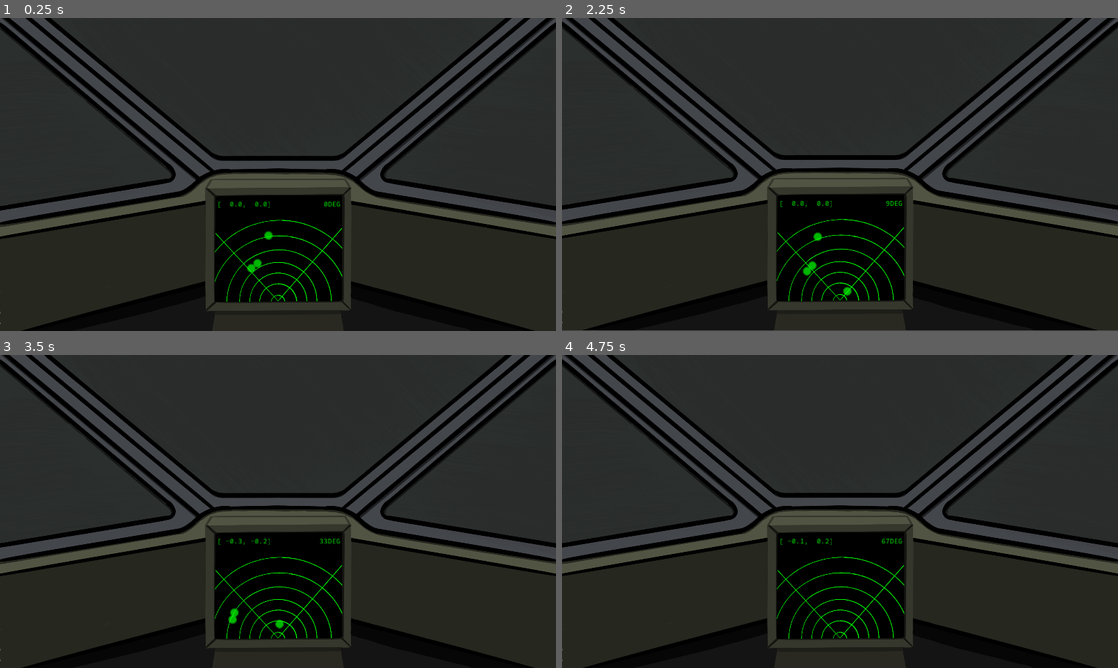
Above: before the commit, frames 1-4 (two rows, left to right).
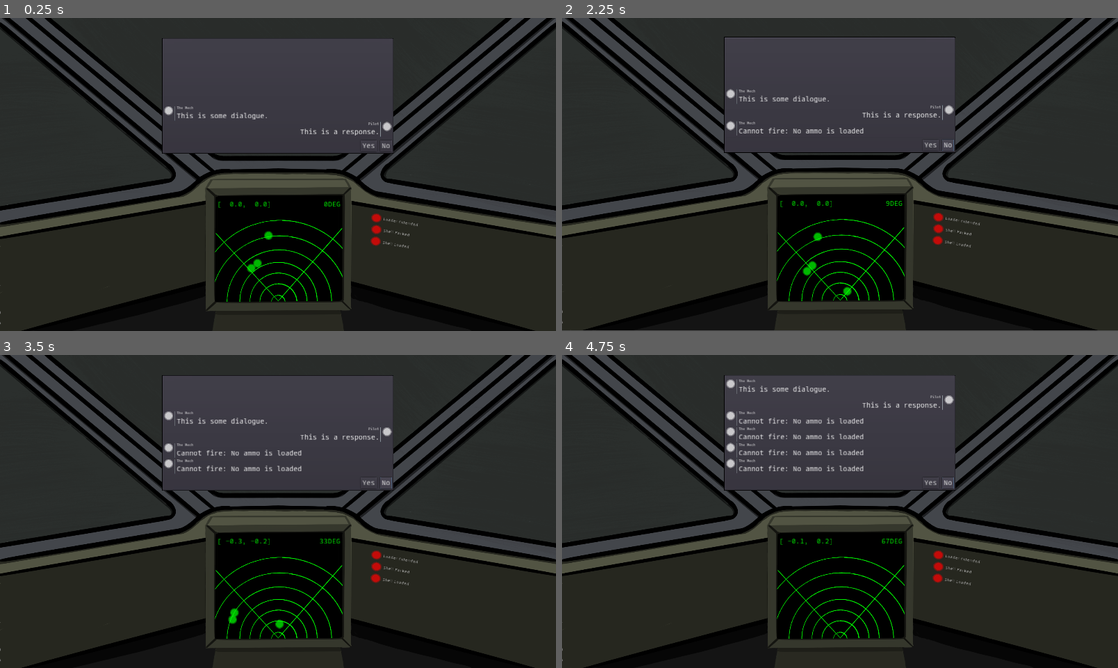
Above: after the commit, the same moments.

Repository: Syldarion/GWJ30_Heartbeat
Game: Godot game, scene res://scenes/CockpitRoot.tscn
Same seed, same stepped clock (60 frames per second), same inputs: the game is played once before the commit and once after it. This scene is started directly instead of the project's main scene.
Inputs (mouse positions are in pixels of both pictures, inside the frame that each line leads up to):
- Up to frame 1 (0.25 s): no input
- Up to frame 2 (2.25 s): click (928, 146) at 0.5 s, where only the run after the commit has a clickable "Yes"; click (945, 146) at 1.25 s, where only the run after the commit has a clickable "No"; hold D (turn_right) from 2.03 s (still down); hold F (fire_shell, bound only after the commit) from 2.03 s (still down)
- Up to frame 3 (3.5 s): release D (turn_right) at 2.78 s; release F (fire_shell, bound only after the commit) at 2.78 s; hold S (move_backward) from 2.78 s (still down); tap F (fire_shell, bound only after the commit) at 2.85 s
- Up to frame 4 (4.75 s): release S (move_backward) at 3.53 s; hold D (turn_right) 3.53-4.28 s; hold F (fire_shell, bound only after the commit) 3.53-4.28 s; hold W (move_forward) from 4.28 s (still down); tap F (fire_shell, bound only after the commit) at 4.35 s

The runs differ from the first frame. In frame 1, 11% of the frame differs, in the area x 0-99%, y 0-98%; in frame 2, 11%; in frame 3, 11%; in frame 4, 11%.

Commit message:
Added the start of the comms panel; killing targets
You can now kill targets, the code for it is messy, should really
be using signals and what not, but we can worry about that later
Also added the comms panel and some prefabs to use with it. Still
need a graphic for it.

Diff:
--- /dev/null
+++ b/fonts/officecodepro_regular_half.tres
@@ -0,0 +1,8 @@
+[gd_resource type="DynamicFont" load_steps=2 format=2]
+
+[ext_resource path="res://fonts/OfficeCodePro-Regular.otf" type="DynamicFontData" id=1]
+
+[resource]
+size = 12
+use_filter = true
+font_data = ExtResource( 1 )
--- /dev/null
+++ b/materials/sensor_dot_inactive_mat.tres
@@ -0,0 +1,14 @@
+[gd_resource type="ShaderMaterial" load_steps=2 format=2]
+
+[sub_resource type="Shader" id=1]
+code = "shader_type canvas_item;
+
+uniform vec3 tint;
+
+void fragment() {
+	COLOR = texture(TEXTURE, UV) * vec4(tint, COLOR.a);
+}"
+
+[resource]
+shader = SubResource( 1 )
+shader_param/tint = Vector3( 1, 0, 0 )
--- a/project.godot
+++ b/project.godot
@@ -9,6 +9,16 @@
 config_version=4
 
 _global_script_classes=[ {
+"base": "Node",
+"class": "CommsMessage",
+"language": "GDScript",
+"path": "res://scripts/comms_message.gd"
+}, {
+"base": "Node",
+"class": "CommsPanel",
+"language": "GDScript",
+"path": "res://scripts/comms_panel.gd"
+}, {
 "base": "Node",
 "class": "HeartSensor",
 "language": "GDScript",
@@ -23,11 +33,19 @@
 "class": "SensorTarget",
 "language": "GDScript",
 "path": "res://scripts/sensor_target.gd"
+}, {
+"base": "Node",
+"class": "WeaponStatus",
+"language": "GDScript",
+"path": "res://scripts/weapon_status.gd"
 } ]
 _global_script_class_icons={
+"CommsMessage": "",
+"CommsPanel": "",
 "HeartSensor": "",
 "ImpulseCamera": "",
-"SensorTarget": ""
+"SensorTarget": "",
+"WeaponStatus": ""
 }
 
 [application]
@@ -63,7 +81,7 @@
 }
 test_input_1={
 "deadzone": 0.5,
-"events": [ Object(InputEventKey,"resource_local_to_scene":false,"resource_name":"","device":0,"alt":false,"shift":false,"control":false,"meta":false,"command":false,"pressed":false,"scancode":84,"unicode":0,"echo":false,"script":null)
+"events": [ Object(InputEventKey,"resource_local_to_scene":false,"resource_name":"","device":0,"alt":false,"shift":false,"control":false,"meta":false,"command":false,"pressed":false,"scancode":16777244,"unicode":0,"echo":false,"script":null)
  ]
 }
 move_forward={
@@ -76,6 +94,21 @@
 "events": [ Object(InputEventKey,"resource_local_to_scene":false,"resource_name":"","device":0,"alt":false,"shift":false,"control":false,"meta":false,"command":false,"pressed":false,"scancode":83,"unicode":0,"echo":false,"script":null)
  ]
 }
+toggle_loader={
+"deadzone": 0.5,
+"events": [ Object(InputEventKey,"resource_local_to_scene":false,"resource_name":"","device":0,"alt":false,"shift":false,"control":false,"meta":false,"command":false,"pressed":false,"scancode":84,"unicode":0,"echo":false,"script":null)
+ ]
+}
+load_shell={
+"deadzone": 0.5,
+"events": [ Object(InputEventKey,"resource_local_to_scene":false,"resource_name":"","device":0,"alt":false,"shift":false,"control":false,"meta":false,"command":false,"pressed":false,"scancode":82,"unicode":0,"echo":false,"script":null)
+ ]
+}
+fire_shell={
+"deadzone": 0.5,
+"events": [ Object(InputEventKey,"resource_local_to_scene":false,"resource_name":"","device":0,"alt":false,"shift":false,"control":false,"meta":false,"command":false,"pressed":false,"scancode":70,"unicode":0,"echo":false,"script":null)
+ ]
+}
 
 [rendering]
 
--- a/scenes/CockpitRoot.tscn
+++ b/scenes/CockpitRoot.tscn
@@ -7,6 +7,17 @@
 [ext_resource path="res://scripts/impulse_camera.gd" type="Script" id=5]
 [ext_resource path="res://fonts/officecodepro_regular_panel.tres" type="DynamicFont" id=6]
 [ext_resource path="res://sprites/Cockpit_Radar_Overlay.png" type="Texture" id=7]
+[ext_resource path="res://sprites/SensorDot.png" type="Texture" id=8]
+[ext_resource path="res://materials/sensor_dot_inactive_mat.tres" type="Material" id=9]
+[ext_resource path="res://materials/sensor_dot_material.tres" type="Material" id=10]
+[ext_resource path="res://scripts/weapon_status.gd" type="Script" id=11]
+[ext_resource path="res://scripts/comms_panel.gd" type="Script" id=12]
+[ext_resource path="res://scenes/PilotResponse.tscn" type="PackedScene" id=13]
+[ext_resource path="res://scenes/CommsMessage.tscn" type="PackedScene" id=14]
+
+[sub_resource type="NoiseTexture" id=1]
+width = 800
+height = 400
 
 [node name="CockpitRoot" type="Node2D"]
 script = ExtResource( 4 )
@@ -14,11 +25,14 @@
 camera_node_path = NodePath("Camera2D")
 heading_label_path = NodePath("HeartSensor/SensorHeadingLabel")
 location_label_path = NodePath("HeartSensor/SensorLocationLabel")
+weapon_status_path = NodePath("WeaponStatusGroup")
+comms_panel_path = NodePath("CommsPanel")
 backward_speed = 0.5
 turn_speed = 45.0
 viewing_angle = 35.0
 
 [node name="Sprite" type="Sprite" parent="."]
+position = Vector2( 0.707031, 0 )
 texture = ExtResource( 2 )
 
 [node name="Sprite" type="Sprite" parent="Sprite"]
@@ -67,3 +81,153 @@
 decay = 0.9
 max_offset = Vector2( 0, 90 )
 max_impulse = 0.8
+
+[node name="WeaponStatusGroup" type="Node2D" parent="."]
+script = ExtResource( 11 )
+loader_status_path = NodePath("LoaderStatusSprite")
+empty_shell_path = NodePath("EmptyShellSprite")
+ammo_loaded_path = NodePath("AmmoLoadedSprite")
+active_mat = ExtResource( 10 )
+inactive_mat = ExtResource( 9 )
+
+[node name="LoaderStatusSprite" type="Sprite" parent="WeaponStatusGroup"]
+material = ExtResource( 9 )
+position = Vector2( 340, 150 )
+rotation = 0.174533
+scale = Vector2( 1.15, 1 )
+texture = ExtResource( 8 )
+
+[node name="Label" type="Label" parent="WeaponStatusGroup/LoaderStatusSprite"]
+margin_left = 20.9337
+margin_top = -7.2153
+margin_right = 105.934
+margin_bottom = 6.7847
+text = "Loader Extended"
+__meta__ = {
+"_edit_use_anchors_": false
+}
+
+[node name="EmptyShellSprite" type="Sprite" parent="WeaponStatusGroup"]
+material = ExtResource( 9 )
+position = Vector2( 340, 190 )
+rotation = 0.174533
+scale = Vector2( 1.15, 1 )
+texture = ExtResource( 8 )
+
+[node name="Label" type="Label" parent="WeaponStatusGroup/EmptyShellSprite"]
+margin_left = 20.7652
+margin_top = -6.60713
+margin_right = 100.765
+margin_bottom = 7.39287
+text = "Shell Packed"
+__meta__ = {
+"_edit_use_anchors_": false
+}
+
+[node name="AmmoLoadedSprite" type="Sprite" parent="WeaponStatusGroup"]
+material = ExtResource( 9 )
+position = Vector2( 337.496, 230.135 )
+rotation = 0.174533
+scale = Vector2( 1.15, 1 )
+texture = ExtResource( 8 )
+
+[node name="Label" type="Label" parent="WeaponStatusGroup/AmmoLoadedSprite"]
+margin_left = 21.0012
+margin_top = -5.89922
+margin_right = 102.001
+margin_bottom = 8.10078
+text = "Shell Loaded"
+__meta__ = {
+"_edit_use_anchors_": false
+}
+
+[node name="CommsPanel" type="Sprite" parent="."]
+position = Vector2( -0.594601, -271.352 )
+texture = SubResource( 1 )
+region_rect = Rect2( 0, 0, 1000, 1000 )
+script = ExtResource( 12 )
+comms_message_scene = ExtResource( 14 )
+pilot_response_scene = ExtResource( 13 )
+comms_parent_path = NodePath("PanelContainer/VSplitContainer/ScrollContainer/VBoxContainer")
+comms_scroll_box_path = NodePath("PanelContainer/VSplitContainer/ScrollContainer")
+
+[node name="CommsText" type="Label" parent="CommsPanel"]
+visible = false
+margin_left = -398.0
+margin_top = -198.0
+margin_right = 397.0
+margin_bottom = 197.0
+custom_fonts/font = ExtResource( 6 )
+custom_colors/font_color = Color( 0, 1, 0, 1 )
+text = "This is a test line
+Test line two"
+align = 2
+valign = 2
+autowrap = true
+__meta__ = {
+"_edit_use_anchors_": false
+}
+
+[node name="PanelContainer" type="PanelContainer" parent="CommsPanel"]
+margin_left = -400.0
+margin_top = -200.0
+margin_right = 400.0
+margin_bottom = 200.0
+__meta__ = {
+"_edit_use_anchors_": false
+}
+
+[node name="VSplitContainer" type="VBoxContainer" parent="CommsPanel/PanelContainer"]
+margin_left = 7.0
+margin_top = 7.0
+margin_right = 793.0
+margin_bottom = 393.0
+
+[node name="ScrollContainer" type="ScrollContainer" parent="CommsPanel/PanelContainer/VSplitContainer"]
+margin_right = 786.0
+margin_bottom = 334.0
+rect_min_size = Vector2( 0, 325 )
+size_flags_vertical = 3
+scroll_horizontal_enabled = false
+
+[node name="VBoxContainer" type="VBoxContainer" parent="CommsPanel/PanelContainer/VSplitContainer/ScrollContainer"]
+margin_right = 786.0
+margin_bottom = 334.0
+size_flags_horizontal = 3
+size_flags_vertical = 3
+alignment = 2
+
+[node name="CommsMessage" parent="CommsPanel/PanelContainer/VSplitContainer/ScrollContainer/VBoxContainer" instance=ExtResource( 14 )]
+margin_top = 228.0
+margin_bottom = 279.0
+
+[node name="PilotResponse" parent="CommsPanel/PanelContainer/VSplitContainer/ScrollContainer/VBoxContainer" instance=ExtResource( 13 )]
+margin_top = 283.0
+margin_bottom = 334.0
+
+[node name="HSeparator" type="HSeparator" parent="CommsPanel/PanelContainer/VSplitContainer"]
+margin_top = 338.0
+margin_right = 786.0
+margin_bottom = 342.0
+
+[node name="HBoxContainer" type="HBoxContainer" parent="CommsPanel/PanelContainer/VSplitContainer"]
+margin_top = 346.0
+margin_right = 786.0
+margin_bottom = 386.0
+rect_min_size = Vector2( 0, 40 )
+custom_constants/separation = 12
+alignment = 2
+
+[node name="Button" type="Button" parent="CommsPanel/PanelContainer/VSplitContainer/HBoxContainer"]
+margin_left = 680.0
+margin_right = 734.0
+margin_bottom = 40.0
+custom_fonts/font = ExtResource( 6 )
+text = "Yes"
+
+[node name="Button2" type="Button" parent="CommsPanel/PanelContainer/VSplitContainer/HBoxContainer"]
+margin_left = 746.0
+margin_right = 786.0
+margin_bottom = 40.0
+custom_fonts/font = ExtResource( 6 )
+text = "No"
--- /dev/null
+++ b/scenes/CommsMessage.tscn
@@ -0,0 +1,46 @@
+[gd_scene load_steps=5 format=2]
+
+[ext_resource path="res://sprites/SensorDot.png" type="Texture" id=1]
+[ext_resource path="res://scripts/comms_message.gd" type="Script" id=2]
+[ext_resource path="res://fonts/officecodepro_regular_panel.tres" type="DynamicFont" id=3]
+[ext_resource path="res://fonts/officecodepro_regular_half.tres" type="DynamicFont" id=4]
+
+[node name="CommsMessage" type="HBoxContainer"]
+margin_right = 786.0
+margin_bottom = 51.0
+size_flags_horizontal = 3
+script = ExtResource( 2 )
+__meta__ = {
+"_edit_use_anchors_": false
+}
+message_icon_path = NodePath("TextureRect")
+name_label_path = NodePath("VBoxContainer/Name")
+message_label_path = NodePath("VBoxContainer/Label")
+
+[node name="TextureRect" type="TextureRect" parent="."]
+margin_right = 32.0
+margin_bottom = 51.0
+texture = ExtResource( 1 )
+
+[node name="VSeparator" type="VSeparator" parent="."]
+margin_left = 36.0
+margin_right = 40.0
+margin_bottom = 51.0
+
+[node name="VBoxContainer" type="VBoxContainer" parent="."]
+margin_left = 44.0
+margin_right = 352.0
+margin_bottom = 51.0
+
+[node name="Name" type="Label" parent="VBoxContainer"]
+margin_right = 308.0
+margin_bottom = 16.0
+custom_fonts/font = ExtResource( 4 )
+text = "The Mech"
+
+[node name="Label" type="Label" parent="VBoxContainer"]
+margin_top = 20.0
+margin_right = 308.0
+margin_bottom = 51.0
+custom_fonts/font = ExtResource( 3 )
+text = "This is some dialogue."
--- /dev/null
+++ b/scenes/PilotResponse.tscn
@@ -0,0 +1,50 @@
+[gd_scene load_steps=5 format=2]
+
+[ext_resource path="res://sprites/SensorDot.png" type="Texture" id=1]
+[ext_resource path="res://scripts/comms_message.gd" type="Script" id=2]
+[ext_resource path="res://fonts/officecodepro_regular_panel.tres" type="DynamicFont" id=3]
+[ext_resource path="res://fonts/officecodepro_regular_half.tres" type="DynamicFont" id=4]
+
+[node name="PilotResponse" type="HBoxContainer"]
+margin_right = 786.0
+margin_bottom = 51.0
+size_flags_horizontal = 3
+alignment = 2
+script = ExtResource( 2 )
+__meta__ = {
+"_edit_use_anchors_": false
+}
+message_icon_path = NodePath("TextureRect")
+name_label_path = NodePath("VBoxContainer/Name")
+message_label_path = NodePath("VBoxContainer/Label")
+
+[node name="VBoxContainer" type="VBoxContainer" parent="."]
+margin_left = 476.0
+margin_right = 742.0
+margin_bottom = 51.0
+
+[node name="Name" type="Label" parent="VBoxContainer"]
+margin_right = 266.0
+margin_bottom = 16.0
+custom_fonts/font = ExtResource( 4 )
+text = "Pilot"
+align = 2
+
+[node name="Label" type="Label" parent="VBoxContainer"]
+margin_top = 20.0
+margin_right = 266.0
+margin_bottom = 51.0
+custom_fonts/font = ExtResource( 3 )
+text = "This is a response."
+align = 2
+
+[node name="VSeparator" type="VSeparator" parent="."]
+margin_left = 746.0
+margin_right = 750.0
+margin_bottom = 51.0
+
+[node name="TextureRect" type="TextureRect" parent="."]
+margin_left = 754.0
+margin_right = 786.0
+margin_bottom = 51.0
+texture = ExtResource( 1 )
--- a/scripts/cockpit.gd
+++ b/scripts/cockpit.gd
@@ -4,6 +4,8 @@
 export(NodePath) var camera_node_path
 export(NodePath) var heading_label_path
 export(NodePath) var location_label_path
+export(NodePath) var weapon_status_path
+export(NodePath) var comms_panel_path
 
 export var forward_speed = 1.0
 export var backward_speed = 1.0
@@ -16,6 +18,8 @@
 onready var impulse_camera = get_node(camera_node_path) as ImpulseCamera
 onready var heading_label = get_node(heading_label_path) as Label
 onready var location_label = get_node(location_label_path) as Label
+onready var weapon_status = get_node(weapon_status_path) as WeaponStatus
+onready var comms_panel = get_node(comms_panel_path) as CommsPanel
 
 var level_position = Vector2(0.0, 0.0)
 var rotation = 0.0
@@ -28,7 +32,7 @@
 # then the pilot retracts the loader, removes the empty shell
 # loads a new shell, and pushes the loader back into place
 var ammo_loaded = false
-var shell_empty = false
+var shell_empty = true
 var loader_retracted = true
 
 var active_targets = {}
@@ -77,36 +81,75 @@
 	heading_label.text = "%dDEG" % fmod(rad2deg(rotation), 360.0)
 	location_label.text = "[%5.1f,%5.1f]" % [level_position.x, level_position.y]
 
+	weapon_status.update_status(loader_retracted, shell_empty, ammo_loaded)
+
+func _input(event):
+	if event.is_action_pressed("toggle_loader"):
+		toggle_loader()
+	elif event.is_action_pressed("load_shell"):
+		if event.shift:
+			unload_shell()
+		else:
+			load_shell()
+	elif event.is_action_pressed("fire_shell"):
+		fire_shell()
+
 func load_shell():
-	if ammo_loaded or !loader_retracted:
-		return
-
+	if ammo_loaded:
+		comms_panel.add_line("The Mech", "Cannot load: Ammo already loaded")
+		return
+
+	if !loader_retracted:
+		comms_panel.add_line("The Mech", "Cannot load: Loader is extended")
+		return
+
+	comms_panel.add_line("The Mech", "Loading shell...")
 	ammo_loaded = true
 	shell_empty = false
 
 func unload_shell():
-	if !ammo_loaded or !loader_retracted:
-		return
-
+	if !ammo_loaded:
+		comms_panel.add_line("The Mech", "Cannot unload: No ammo is loaded")
+		return
+
+	if !loader_retracted:
+		comms_panel.add_line("The Mech", "Cannot unload: Loader is extended")
+		return
+
+	comms_panel.add_line("The Mech", "Unloading shell...")
 	ammo_loaded = false
+	shell_empty = true
 
 func fire_shell():
-	if !ammo_loaded or shell_empty or loader_retracted:
-		return
-
+	if !ammo_loaded:
+		comms_panel.add_line("The Mech", "Cannot fire: No ammo is loaded")
+		return
+
+	if shell_empty:
+		comms_panel.add_line("The Mech", "Cannot fire: Shell is empty")
+		return
+
+	if loader_retracted:
+		comms_panel.add_line("The Mech", "Cannot fire: Loader is retracted")
+		return
+
+	comms_panel.add_line("The Mech", "Firing...")
 	shell_empty = true
 
-func retract_loader():
+	var closest_target = get_closest_target_in_view()
+	if closest_target == null:
+		return
+
+	heartbeat_sensor.remove_target(closest_target)
+	active_targets.erase(closest_target.target_name)
+
+func toggle_loader():
 	if loader_retracted:
-		return
-
-	loader_retracted = true
-
-func extend_loader():
-	if !loader_retracted:
-		return
-
-	loader_retracted = false
+		comms_panel.add_line("The Mech", "Extending loader...")
+	else:
+		comms_panel.add_line("The Mech", "Retracting loader...")
+
+	loader_retracted = !loader_retracted
 
 func rotate_mech(direction, delta):
 	if last_step_impulse > seconds_between_step_impulse:
@@ -136,3 +179,24 @@
 	var polar = cartesian2polar(local.x, local.y)
 
 	return polar.y >= deg2rad(-viewing_angle) and polar.y <= deg2rad(viewing_angle) and polar.x <= sensor_distance
+
+func get_closest_target_in_view():
+	if active_targets.size() == 0:
+		return null
+
+	var closest_target = null
+	var closest_distance = INF
+
+	for target in active_targets:
+		var pos = active_targets[target].target_location
+		var local = convert_world_to_local(pos)
+		var polar = cartesian2polar(local.x, local.y)
+
+		if abs(polar.y) > deg2rad(viewing_angle):
+			continue
+
+		if polar.x < closest_distance:
+			closest_target = active_targets[target]
+			closest_distance = polar.x
+
+	return closest_target
--- /dev/null
+++ b/scripts/comms_message.gd
@@ -0,0 +1,19 @@
+extends Node
+
+class_name CommsMessage
+
+export(NodePath) var message_icon_path
+export(NodePath) var name_label_path
+export(NodePath) var message_label_path
+
+onready var message_icon = get_node(message_icon_path) as TextureRect
+onready var name_label = get_node(name_label_path) as Label
+onready var message_label = get_node(message_label_path) as Label
+
+
+func _ready():
+	pass
+
+func set_message_data(sender, message):
+	name_label.text = sender
+	message_label.text = message
--- /dev/null
+++ b/scripts/comms_panel.gd
@@ -0,0 +1,42 @@
+extends Node
+
+class_name CommsPanel
+
+export(PackedScene) var comms_message_scene
+export(PackedScene) var pilot_response_scene
+
+export(NodePath) var comms_parent_path
+export(NodePath) var comms_scroll_box_path
+export var active_line_count = 10
+export var characters_per_second = 10
+
+onready var comms_parent = get_node(comms_parent_path)
+onready var comms_scroll_box = get_node(comms_scroll_box_path)
+onready var comms_scroll_bar = comms_scroll_box.get_v_scrollbar()
+
+var active_lines = []
+var queued_lines = []
+var time_between_characters
+var time_since_last_character
+var lines_queued = false
+var scroll_to_bottom = true
+
+
+func _ready():
+	pass
+
+func _process(delta):
+	# apparently you have to do this because scrolling in add_line is too fast
+	# the length of the scroll area isn't updated immediately
+	if scroll_to_bottom:
+		comms_scroll_box.scroll_vertical = comms_scroll_bar.max_value
+		scroll_to_bottom = false
+
+func queue_line(line: String):
+	pass
+
+func add_line(sender: String, line: String):
+	var new_message = comms_message_scene.instance()
+	comms_parent.add_child(new_message)
+	new_message.set_message_data(sender, line)
+	scroll_to_bottom = true
--- /dev/null
+++ b/scripts/weapon_status.gd
@@ -0,0 +1,34 @@
+extends Node
+
+class_name WeaponStatus
+
+export(NodePath) var loader_status_path
+export(NodePath) var empty_shell_path
+export(NodePath) var ammo_loaded_path
+
+export(Material) var active_mat
+export(Material) var inactive_mat
+
+onready var loader_status = get_node(loader_status_path) as Sprite
+onready var empty_shell = get_node(empty_shell_path) as Sprite
+onready var ammo_loaded = get_node(ammo_loaded_path) as Sprite
+
+
+func _ready():
+	pass
+
+func update_status(loader_retracted, shell_empty, shell_loaded):
+	if loader_retracted:
+		loader_status.material = inactive_mat
+	else:
+		loader_status.material = active_mat
+
+	if shell_empty:
+		empty_shell.material = inactive_mat
+	else:
+		empty_shell.material = active_mat
+
+	if shell_loaded:
+		ammo_loaded.material = active_mat
+	else:
+		ammo_loaded.material = inactive_mat
Not shown: 1 places in scenes/CockpitRoot.tscn that only renumber resources
